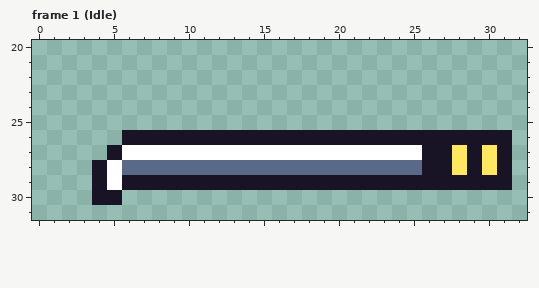
One commit to this pixel-art file: Assets/Art/Textures/Combat/attack_anim.aseprite. Above: the version before the commit.
64x96 pixels, 6 frames. Shown: frame 1 (Idle): x 0..32, y 20..31. The commit also changed other frames, which this record leaves out.
And afterwards:
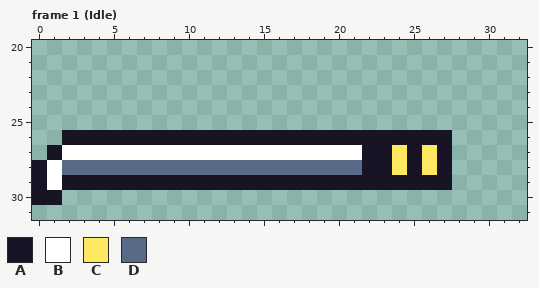
Palette (. is transparent): A #181425  B #ffffff  C #fee761  D #5a6988
The edit:
{"where": "frame 1 (Idle), layer \"Weapon\""}
{"frame":1,"y":26,"x":2,"old":"....","new":"AAAA"}
{"frame":1,"y":26,"x":28,"old":"AAAA","new":"...."}
{"frame":1,"y":27,"x":1,"old":"....A","new":"ABBBB"}
{"frame":1,"y":27,"x":22,"old":"BBBBA","new":"AACAC"}
{"frame":1,"y":27,"x":28,"old":"CACA","new":"...."}
{"frame":1,"y":28,"x":0,"old":"....AB","new":"ABDDDD"}
{"frame":1,"y":28,"x":22,"old":"DDDDA","new":"AACAC"}
{"frame":1,"y":28,"x":28,"old":"CACA","new":"...."}
{"frame":1,"y":29,"x":0,"old":"....","new":"ABAA"}
{"frame":1,"y":29,"x":5,"old":"B","new":"A"}
{"frame":1,"y":29,"x":28,"old":"AAAA","new":"...."}
{"frame":1,"y":30,"x":0,"old":"..","new":"AA"}
{"frame":1,"y":30,"x":4,"old":"AA","new":".."}
{"label":"changed","picture_box":[32,130,122,205]}
{"label":"changed","picture_box":[362,130,512,190]}
